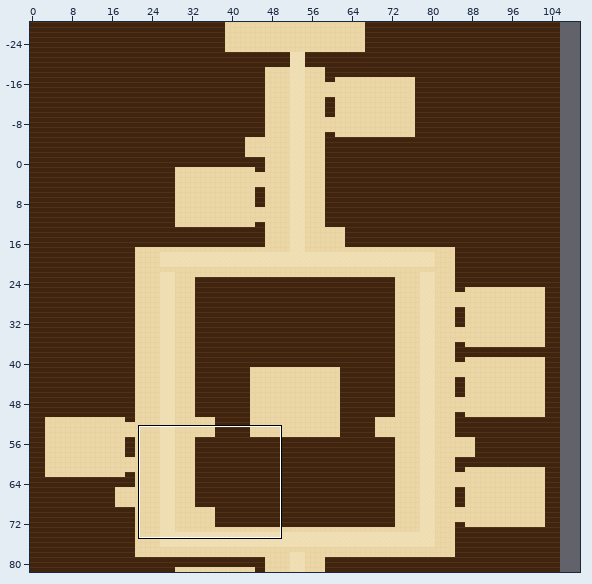
Two versions of a level (Tiled map (JSON), maps/library.tmj). Above: a wide view before the commit, with the close-up outlined.
Close-up. As it was:
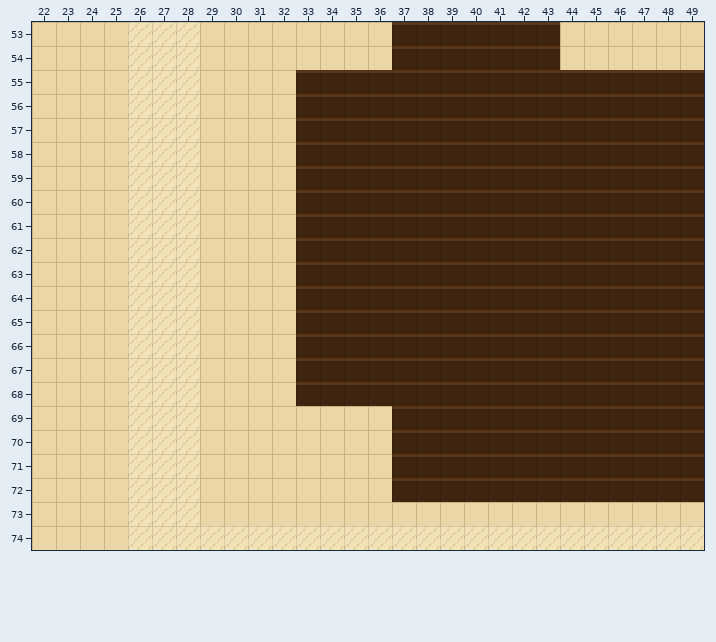
Cells are 16x16 px. Shown: x 22..49, y 53..74. The commit also changed other parts of the map, which this record leaves out. The old version is drawn lined up with the new one.
Once edited:
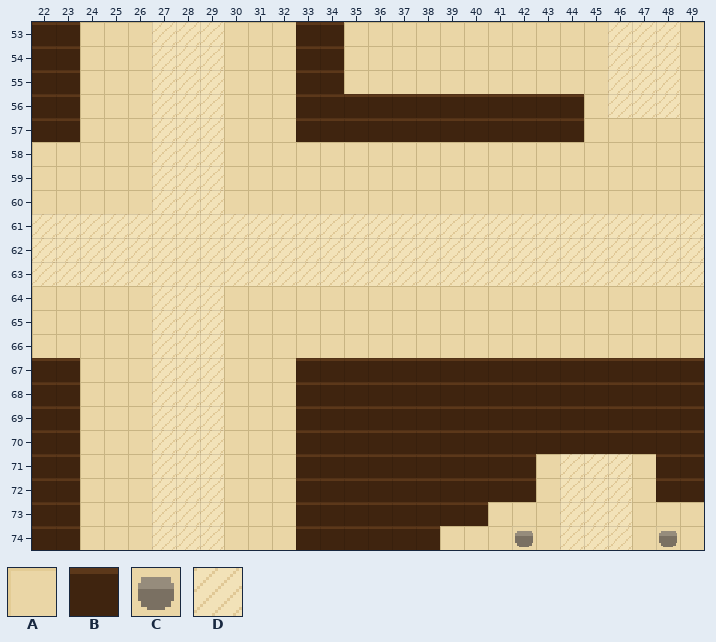
Key: from "draft": A 0, B 1, C 4, D 5.
_ is an empty cell, . an unchanged one.
The edit:
map size 106x190 -> 140x150 cells (old content now starts at 0,-40; both pictures use the new coordinates)
--- layer "ground"
@@ x 22..49 @@
-53 AA..D..A...AA..BBBBBBB..AAA.
-54 AA..D..A...AA..BBBBBBB..AAA.
-55 AA..D..A.....BBBBBBBBBBBBBBB
-56 AA..D..A...............BBBBB
-57 AA..D..A...............BBBBB
-58 ....D..A...BBBBBBBBBBBBBBBBB
-59 ....D..A...BBBBBBBBBBBBBBBBB
-60 ....D..A...BBBBBBBBBBBBBBBBB
-61 AAAA...AAAABBBBBBBBBBBBBBBBB
-62 AAAA...AAAABBBBBBBBBBBBBBBBB
-63 AAAA...AAAABBBBBBBBBBBBBBBBB
-64 ....D..A...BBBBBBBBBBBBBBBBB
-65 ....D..A...BBBBBBBBBBBBBBBBB
-66 ....D..A...BBBBBBBBBBBBBBBBB
-67 AA..D..A....................
-68 AA..D..A....................
-69 AA..D..A...AAAA.............
-70 AA..D..A...AAAA.............
-71 AA..D..A...AAAA......BBBBB..
-72 AA..D..A...AAAA......BBBBB..
-73 AA..D..A...AAAAAAAA...AAA...
-74 AA..D...DDDDDDDDDDDDDD...DDD
+53 BB..A..D...BB..AAAAAAA..DDD.
+54 BB..A..D...BB..AAAAAAA..DDD.
+55 BB..A..D.....AAAAAAAAAAADDDA
+56 BB..A..D...............ADDDA
+57 BB..A..D...............AAAAA
+58 ....A..D...AAAAAAAAAAAAAAAAA
+59 ....A..D...AAAAAAAAAAAAAAAAA
+60 ....A..D...AAAAAAAAAAAAAAAAA
+61 DDDD...DDDDDDDDDDDDDDDDDDDDD
+62 DDDD...DDDDDDDDDDDDDDDDDDDDD
+63 DDDD...DDDDDDDDDDDDDDDDDDDDD
+64 ....A..D...AAAAAAAAAAAAAAAAA
+65 ....A..D...AAAAAAAAAAAAAAAAA
+66 ....A..D...AAAAAAAAAAAAAAAAA
+67 BB..A..D....................
+68 BB..A..D....................
+69 BB..A..D...BBBB.............
+70 BB..A..D...BBBB.............
+71 BB..A..D...BBBB......ADDDA..
+72 BB..A..D...BBBB......ADDDA..
+73 BB..A..D...BBBBBBBB...DDD...
+74 BB..A...AAABBBBBBAAACA...ACA
Pixel boxes of the changes (left, top, right, bottom) in both close-ups:
changed: (32, 22, 152, 550)
changed: (200, 22, 704, 550)
